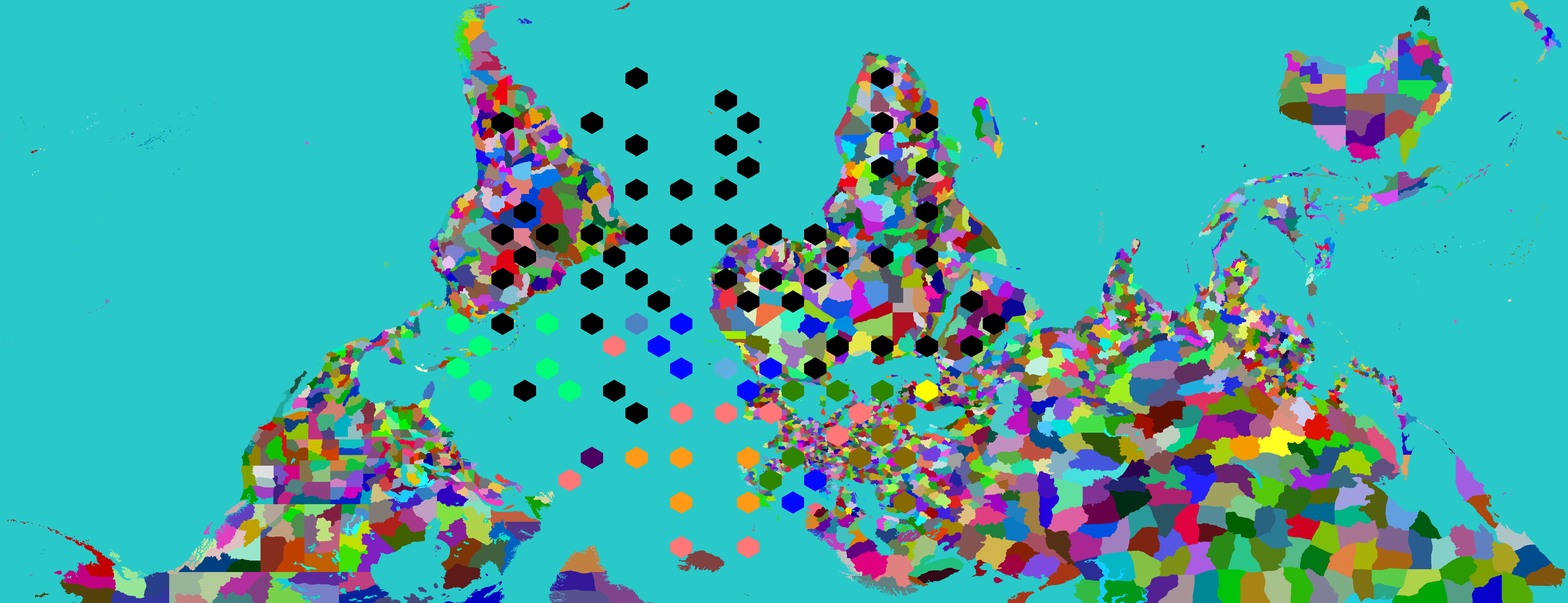
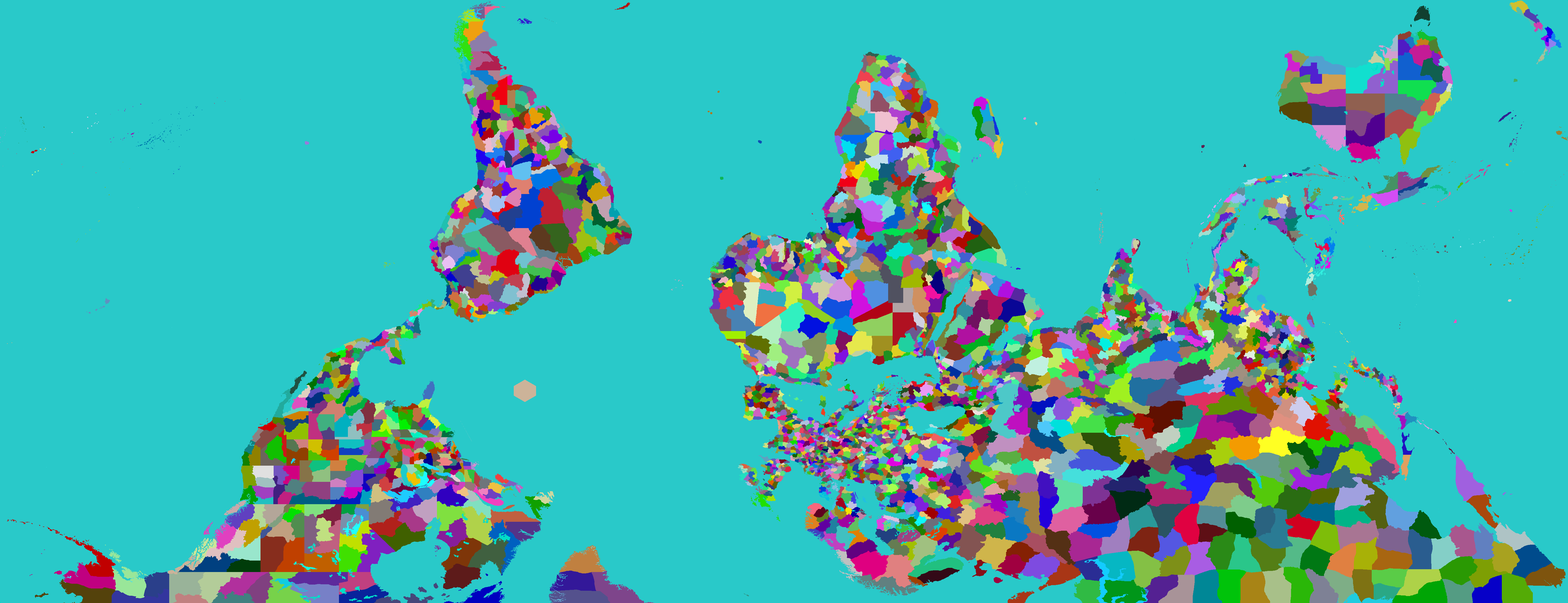
Comparing the layer stacks of the two w=1568, h=603 images. Changes:
hid "Test" over [446, 67, 1006, 559]
painted on "Provinces" over [413, 311, 756, 573]
